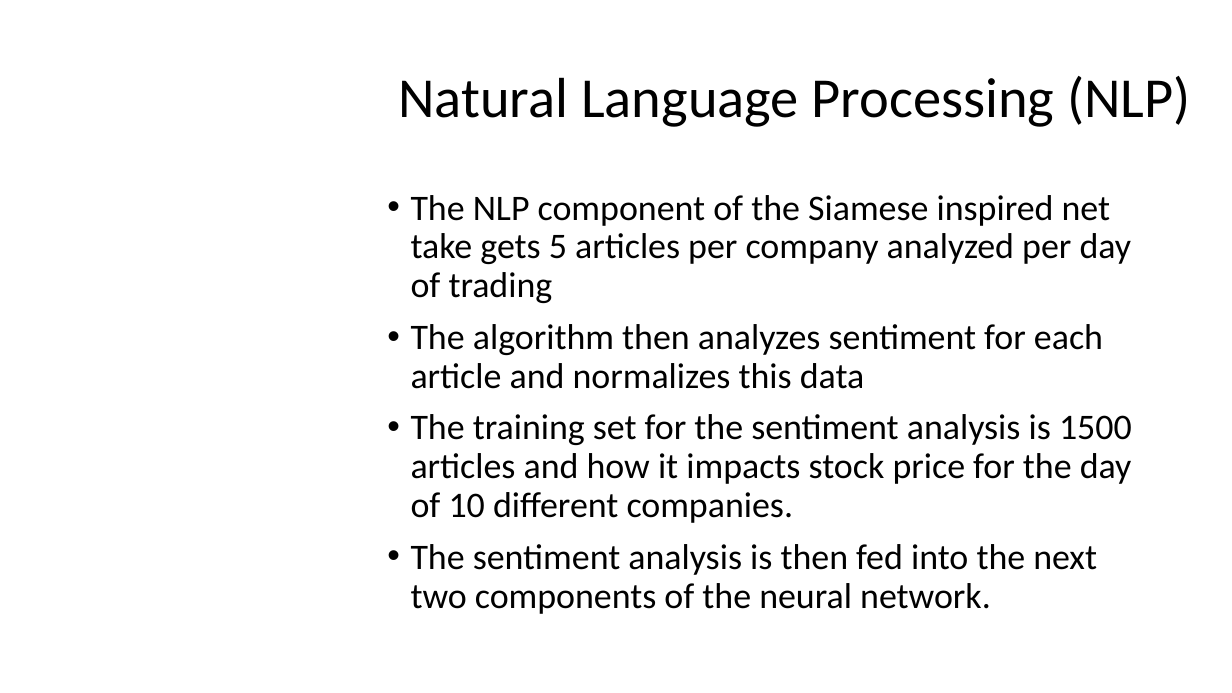
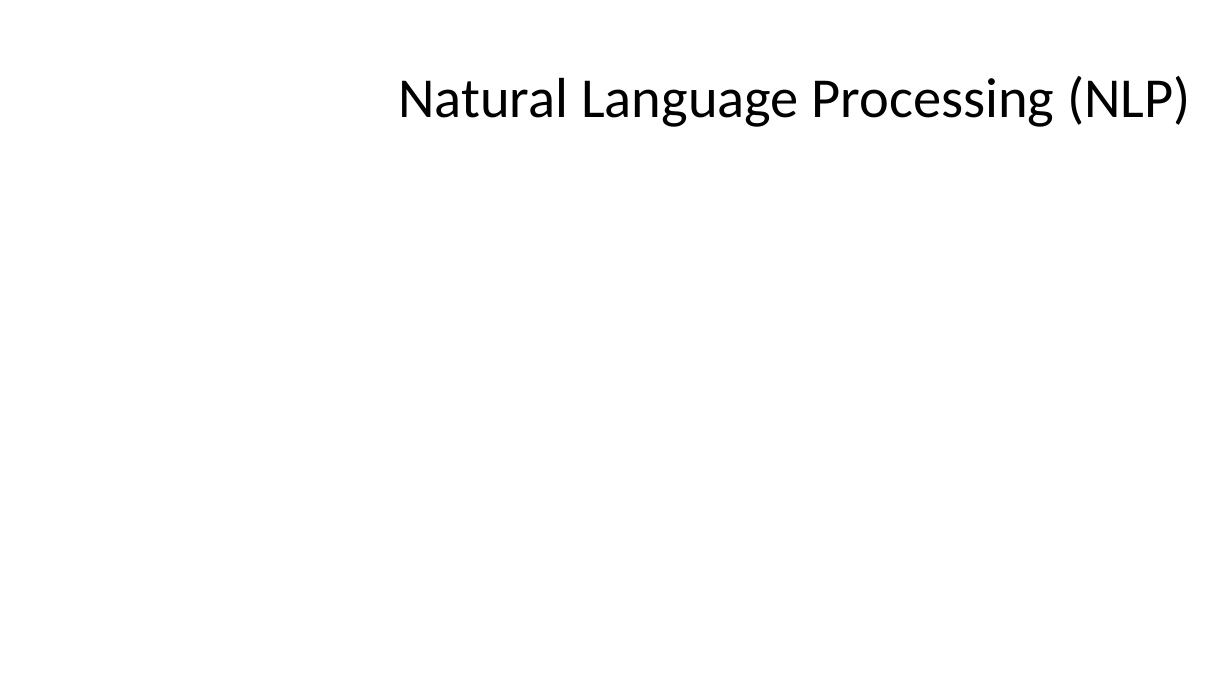
Before and after one commit to FSSoar/IlliniDatathon2019, a slide deck: slide 3 of Team 12 Datathon Presentation.pptx. Drawn at 1232x693 pixels with LibreOffice and Linux fonts; fonts in the diff are those of the drawing; grey boxes stand for pictures; background and template pictures are left out. Boxes give left, top, right and bottom in pixels: in the first picture for what was removed or moved away, otherwise in the second. Text is boxed around its words. In the diff, an @@ line names an element or a change of style, - is before the commit and + after.

```diff
--- a/Team 12 Datathon Presentation.pptx
+++ b/Team 12 Datathon Presentation.pptx
@@ text removed at bbox=[411, 195, 1132, 614] @@
-• The NLP component of the Siamese inspired net take gets 5 articles per company analyzed per day of trading
-• The algorithm then analyzes sentiment for each article and normalizes this data
-• The training set for the sentiment analysis is 1500 articles and how it impacts stock price for the day of 10 different companies.
-• The sentiment analysis is then fed into the next two components of the neural network.
```
Also in this commit, not shown: 3 other slides changed.
